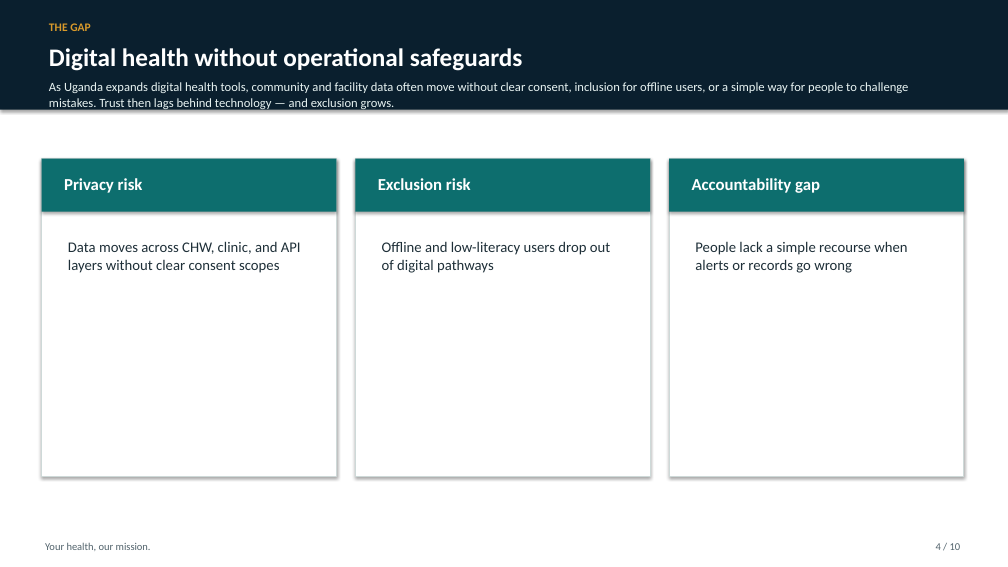
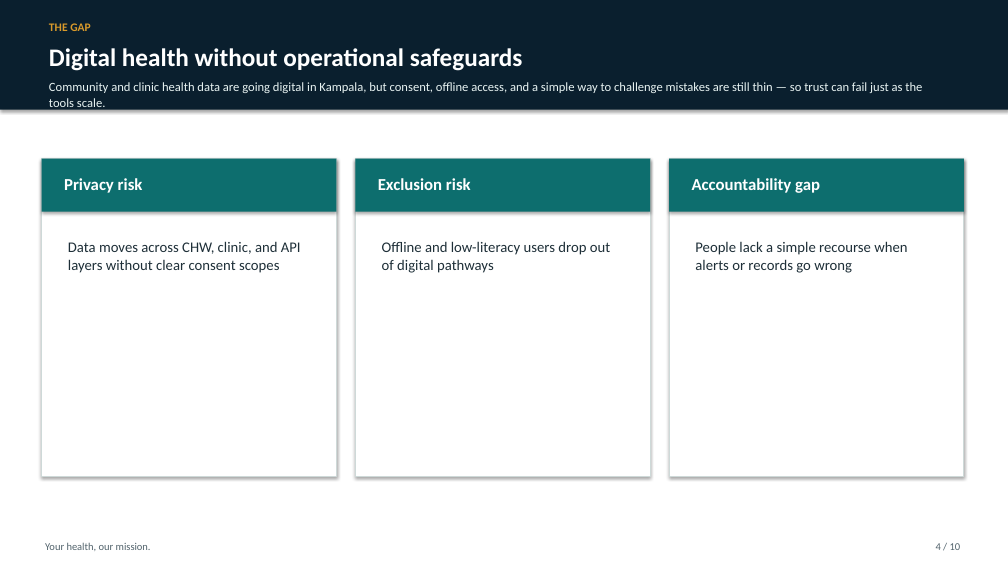
Before and after one commit to WASSWA2624/fairbanks, a slide deck: slide 4 of applications/dpi-safeguards/documents/dpi-safeguards_ppt.pptx. Drawn at 1008x567 pixels with LibreOffice and Linux fonts; fonts in the diff are those of the drawing. Boxes give left, top, right and bottom in pixels: in the first picture for what was removed or moved away, otherwise in the second. Text is boxed around its words. In the diff, an @@ line names an element or a change of style, - is before the commit and + after.

```diff
--- a/applications/dpi-safeguards/documents/dpi-safeguards_ppt.pptx
+++ b/applications/dpi-safeguards/documents/dpi-safeguards_ppt.pptx
@@ text at (x1=49, y1=82, x2=922, y2=110): text changed @@
-As Uganda expands digital health tools, community and facility data often move without clear consent, inclusion for offline users, or a simple way for people to challenge mistakes. Trust then lags behind technology — and exclusion grows.
+Community and clinic health data are going digital in Kampala, but consent, offline access, and a simple way to challenge mistakes are still thin — so trust can fail just as the tools scale.
```
Also in this commit, not shown: 4 other slides changed, 5 other files.
